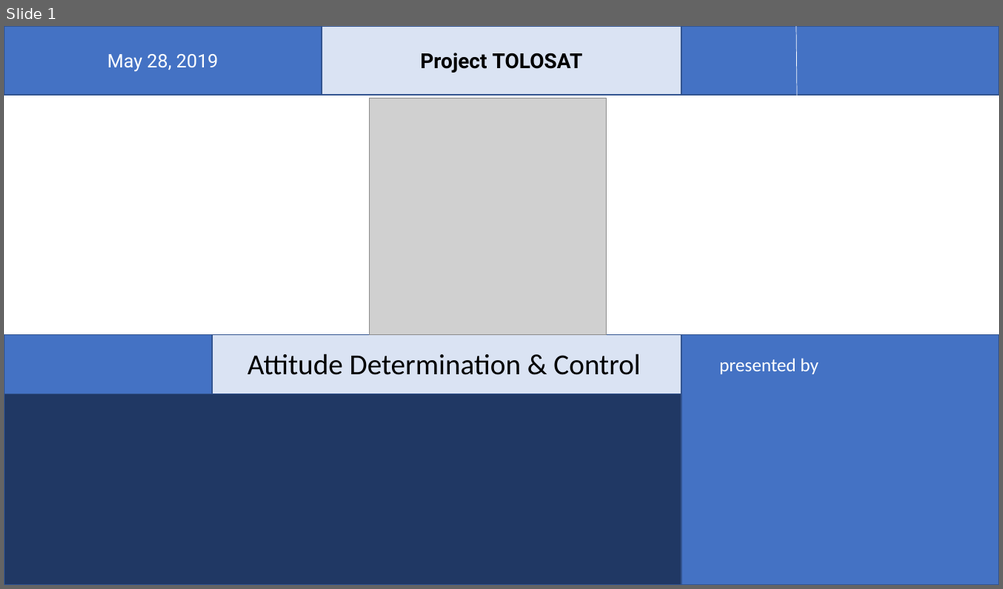
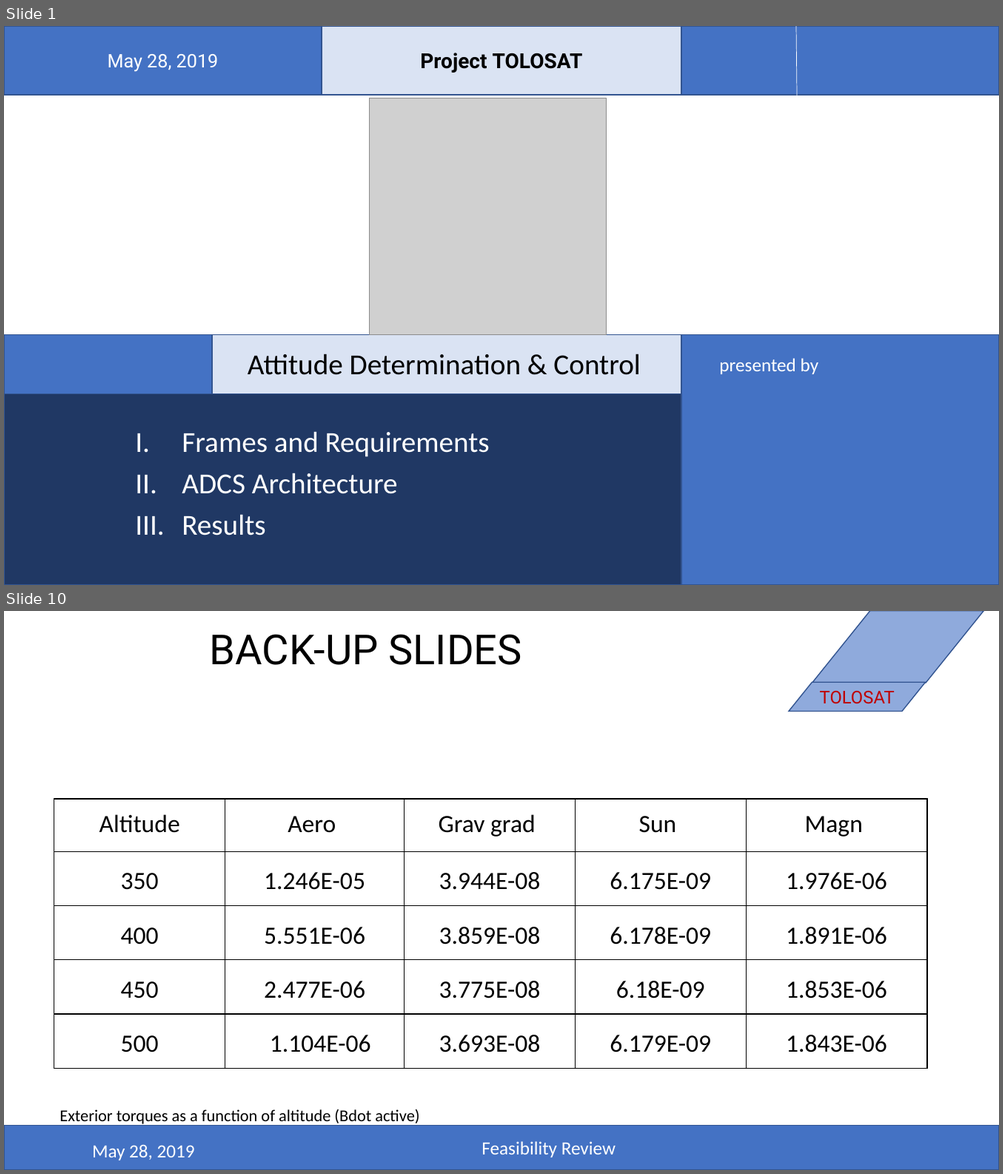
Before and after one commit to belmant/tolosat_systems_engineering, a slide deck: Files/ADCS.pptx. Shown one above the other, each under a label of ours: slide 1 before the commit, slides 1 and 10 after it; the slides between them are not shown. The pictures are 1003x589 and 1003x1174 pixels, drawn with LibreOffice and Linux fonts; fonts in the diff are those of the drawing; grey boxes stand for pictures; background and template pictures are left out. Boxes give left, top, right and bottom in pixels: in the first picture for what was removed or moved away, otherwise in the second. Text is boxed around its words. In the diff, an @@ line names an element or a change of style, - is before the commit and + after.

Commit message:
Final presentationÂ for ADCS?

```diff
--- a/Files/ADCS.pptx
+++ b/Files/ADCS.pptx
@@ slide 10 added at (x1=4, y1=611, x2=999, y2=1170), background #FFFFFF @@
@@ parallelogram added at (x1=812, y1=611, x2=984, y2=683), fill #8FAADC, outline #325491 1 pt @@
@@ title added at (x1=210, y1=634, x2=522, y2=665), 40 pt, text #000000 @@
+BACK-UP SLIDES
@@ parallelogram added at (x1=789, y1=683, x2=925, y2=712), fill #8FAADC, outline #325491 1 pt, 17 pt, text #C00000 @@
+TOLOSAT
@@ table added at (x1=54, y1=799, x2=927, y2=1061), 5 rows, 5 columns @@
+Altitude | Aero | Grav grad | Sun | Magn
+350 | 1.246E-05 | 3.944E-08 | 6.175E-09 | 1.976E-06
+400 | 5.551E-06 | 3.859E-08 | 6.178E-09 | 1.891E-06
+450 | 2.477E-06 | 3.775E-08 | 6.18E-09 | 1.853E-06
+500 | 1.104E-06 | 3.693E-08 | 6.179E-09 | 1.843E-06
@@ text added at (x1=60, y1=1110, x2=419, y2=1126), 16 pt, text #000000 @@
+Exterior torques as a function of altitude (Bdot active)
@@ rectangle added at (x1=4, y1=1126, x2=999, y2=1170), fill #4472C4, outline #325491 1 pt @@
@@ text added at (x1=481, y1=1142, x2=615, y2=1158), 18 pt, text #FFFFFF @@
+Feasibility Review
@@ text added at (x1=92, y1=1145, x2=195, y2=1161), 18 pt, text #FFFFFF @@
+May 28, 2019
@@ slide 1 changed as well @@
@@ text added at (x1=182, y1=432, x2=489, y2=536), 28 pt, text #FFFFFF @@
+I. Frames and Requirements
+II. ADCS Architecture
+III. Results
```
Also in this commit, not shown: 10 other slides added.
